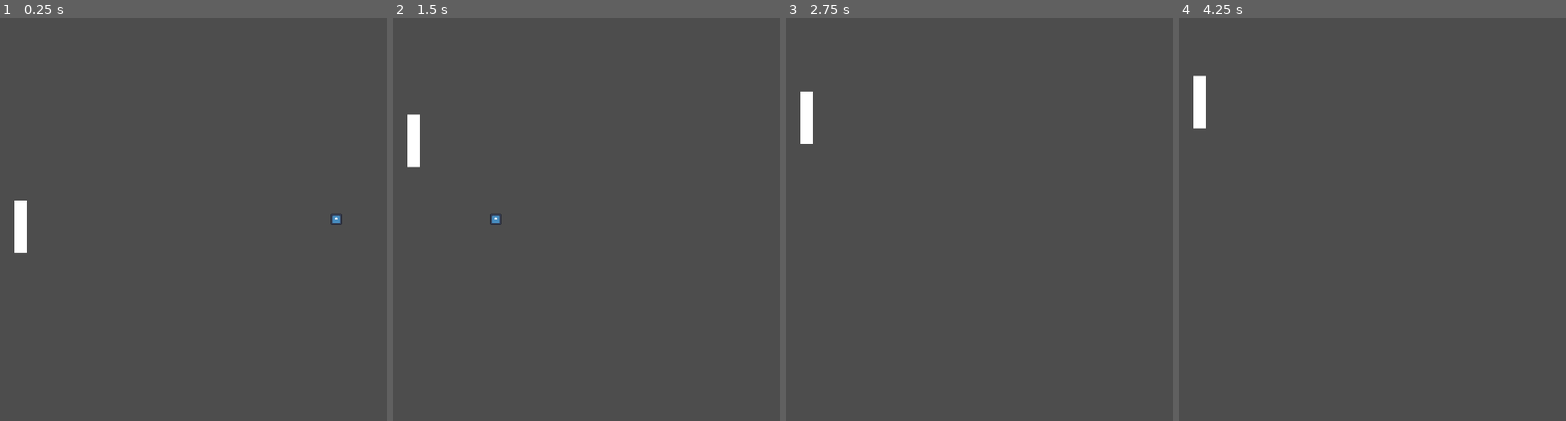
Above: before the commit, frames 1-4 (left to right).
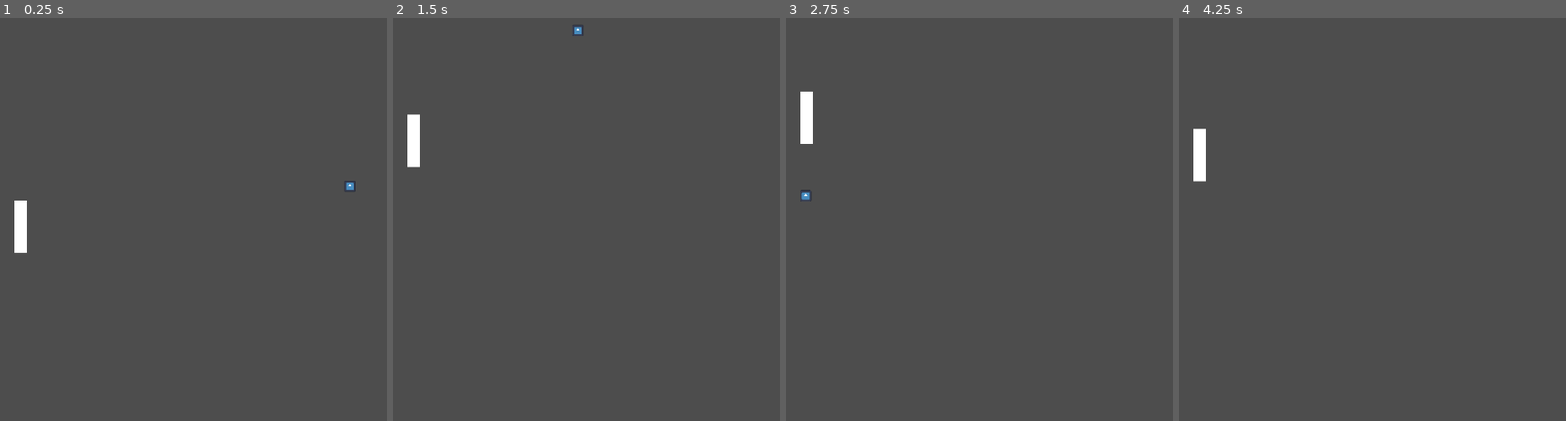
Above: after the commit, the same moments.

Repository: fabrica-santos/tennis
Game: Godot game, scene res://scene/main.tscn
The game is run twice, just before and just after one commit, with the same random seed, the same clock (stepped at 60 frames per second) and the same inputs. The engine's default icon, where the game draws it, is replaced by a stand-in: a white triangle on a blue panel in a dark square.
Inputs:
- Up to frame 1 (0.25 s): no input
- Up to frame 2 (1.5 s): hold W (move_up) 0.53-1.28 s; hold S (move_down) from 1.28 s (still down)
- Up to frame 3 (2.75 s): release S (move_down) at 2.03 s; hold W (move_up) from 2.03 s (still down)
- Up to frame 4 (4.25 s): release W (move_up) at 3.53 s; hold S (move_down) from 3.53 s (still down)

The runs differ from the first frame. In frame 1, 0.1% of the frame differs, in the area x 85-92%, y 40-52%; in frame 2, 0.1%; in frame 3, less than 0.1%; in frame 4, 0.9%, in the area x 3-7%, y 14-41%.

Commit message:
Added walls and collision

Diff:
--- a/scene/main.tscn
+++ b/scene/main.tscn
@@ -8,6 +8,9 @@
 
 [sub_resource type="RectangleShape2D" id="RectangleShape2D_v0l8b"]
 size = Vector2(20, 84)
+
+[sub_resource type="RectangleShape2D" id="RectangleShape2D_wp4xf"]
+size = Vector2(1168, 162)
 
 [node name="Main" type="Node2D"]
 
@@ -34,3 +37,13 @@
 offset_top = -42.0
 offset_right = 10.0
 offset_bottom = 42.0
+
+[node name="Wall" type="StaticBody2D" parent="."]
+
+[node name="CollisionShape2D" type="CollisionShape2D" parent="Wall"]
+position = Vector2(574, -78)
+shape = SubResource("RectangleShape2D_wp4xf")
+
+[node name="CollisionShape2D2" type="CollisionShape2D" parent="Wall"]
+position = Vector2(574, 722)
+shape = SubResource("RectangleShape2D_wp4xf")
--- a/script/ball.gd
+++ b/script/ball.gd
@@ -1,9 +1,13 @@
 extends CharacterBody2D
 
 var speed: float = 300
-var direction: Vector2 = Vector2(-1, 0)
+var direction: Vector2 = Vector2(-1, -1).normalized()
 
 
 func _physics_process(delta: float) -> void:
 	velocity = direction * speed
 	move_and_slide()
+
+	if get_slide_collision_count() > 0:
+		var normal = get_slide_collision(0).get_normal()
+		direction = direction.bounce(normal)
Not shown: 1 places in scene/main.tscn that only renumber resources
